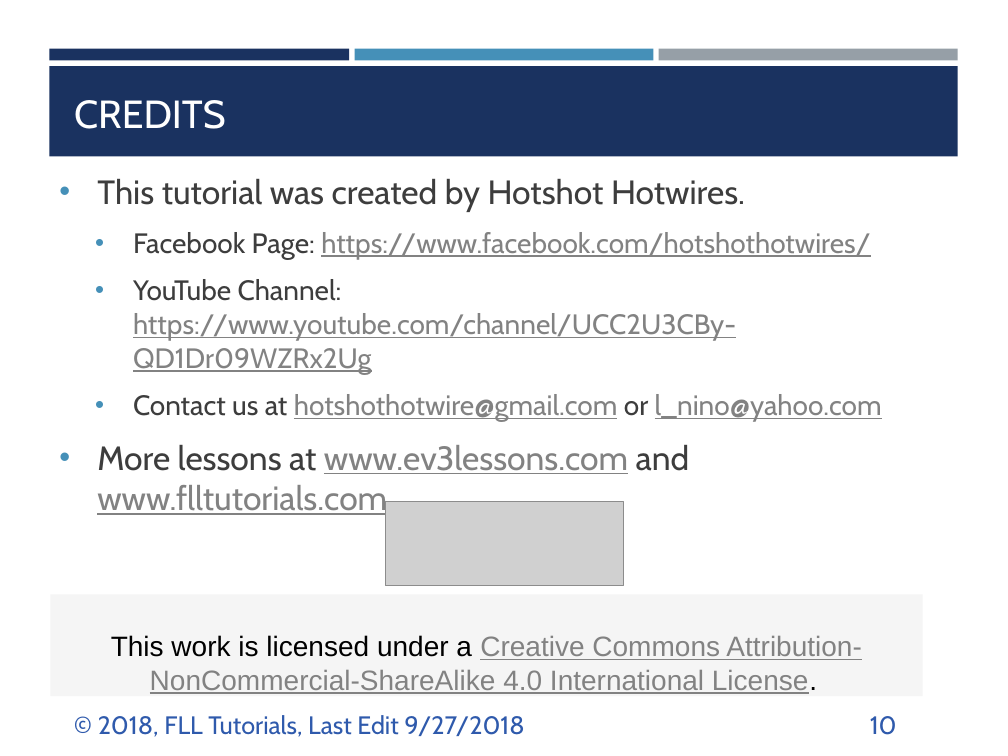
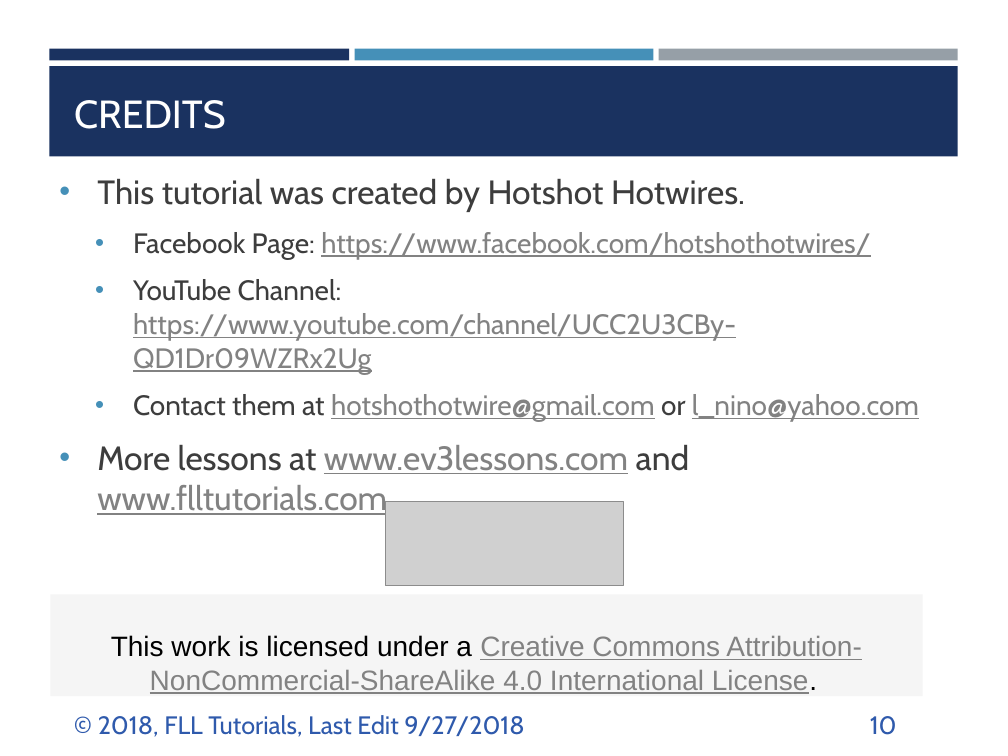
Before and after one commit to ev3lessons/FLL-Tutorials, a slide deck: slide 10 of translations/en-us/RobotGame/MinimizingAttachments.pptx. Drawn at 1008x756 pixels with LibreOffice and Linux fonts; fonts in the diff are those of the drawing; grey boxes stand for pictures. Boxes give left, top, right and bottom in pixels: in the first picture for what was removed or moved away, otherwise in the second. Text is boxed around its words. In the diff, an @@ line names an element or a change of style, - is before the commit and + after.

```diff
--- a/translations/en-us/RobotGame/MinimizingAttachments.pptx
+++ b/translations/en-us/RobotGame/MinimizingAttachments.pptx
@@ text at bbox=[133, 394, 919, 422]: text changed @@
-  • Contact us at hotshothotwire@gmail.com or l_nino@yahoo.com
+  • Contact them at hotshothotwire@gmail.com or l_nino@yahoo.com
```
Also in this commit, not shown: 1 other file.
